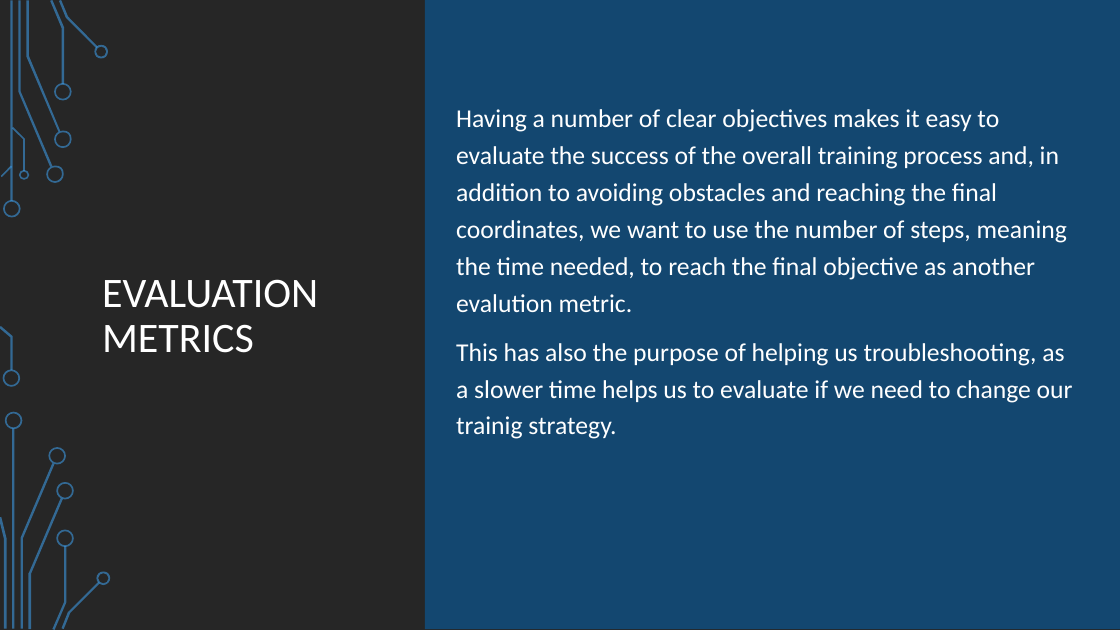
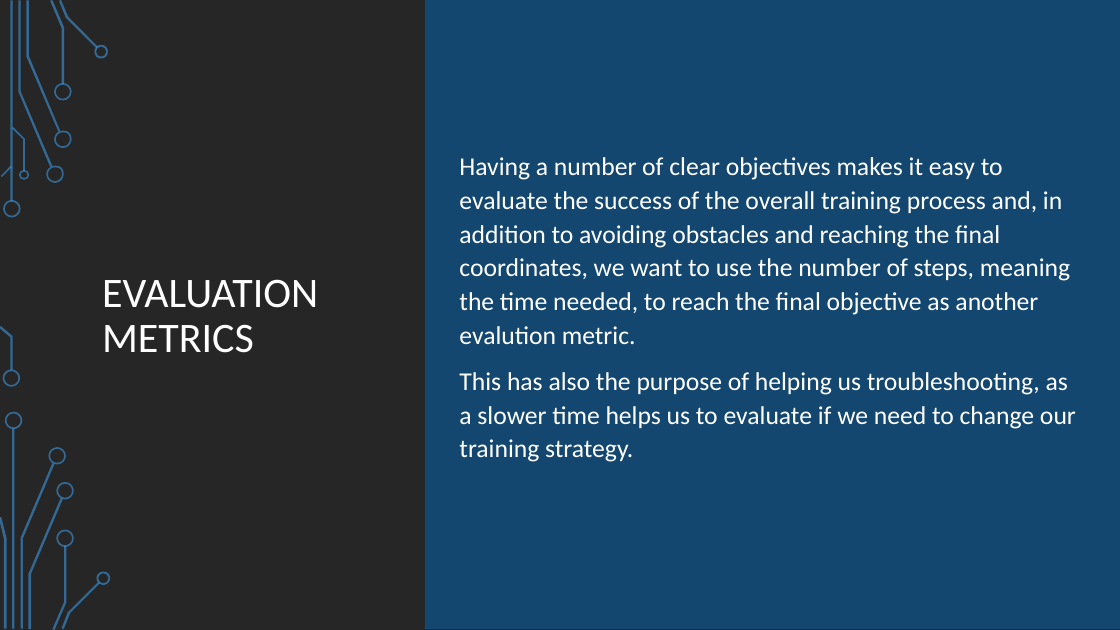
Before and after one commit to SSimuzzz/MobileRobotNavigation, a slide deck: slide 8 of Mini-Project/GroupK.pptx. Drawn at 1120x630 pixels with LibreOffice and Linux fonts; fonts in the diff are those of the drawing; background and template pictures are left out. Boxes give left, top, right and bottom in pixels: in the first picture for what was removed or moved away, otherwise in the second. Text is boxed around its words. In the diff, an @@ line names an element or a change of style, - is before the commit and + after.

Commit message:
presentazione finale

```diff
--- a/Mini-Project/GroupK.pptx
+++ b/Mini-Project/GroupK.pptx
@@ text "Having a number of clear ...": place and size @@
-text "Having a number of clear ..." at [456, 109, 1073, 439]
+text "Having a number of clear ..." at [459, 157, 1076, 462]
@@ text at [459, 157, 1070, 344]: line spacing 1.2 to 1.1 @@
@@ text at [459, 372, 1076, 462]: text changed @@
-This has also the purpose of helping us troubleshooting, as a slower time helps us to evaluate if we need to change our trainig strategy.
+This has also the purpose of helping us troubleshooting, as a slower time helps us to evaluate if we need to change our training strategy.
```
Also in this commit, not shown: 5 other slides changed.
